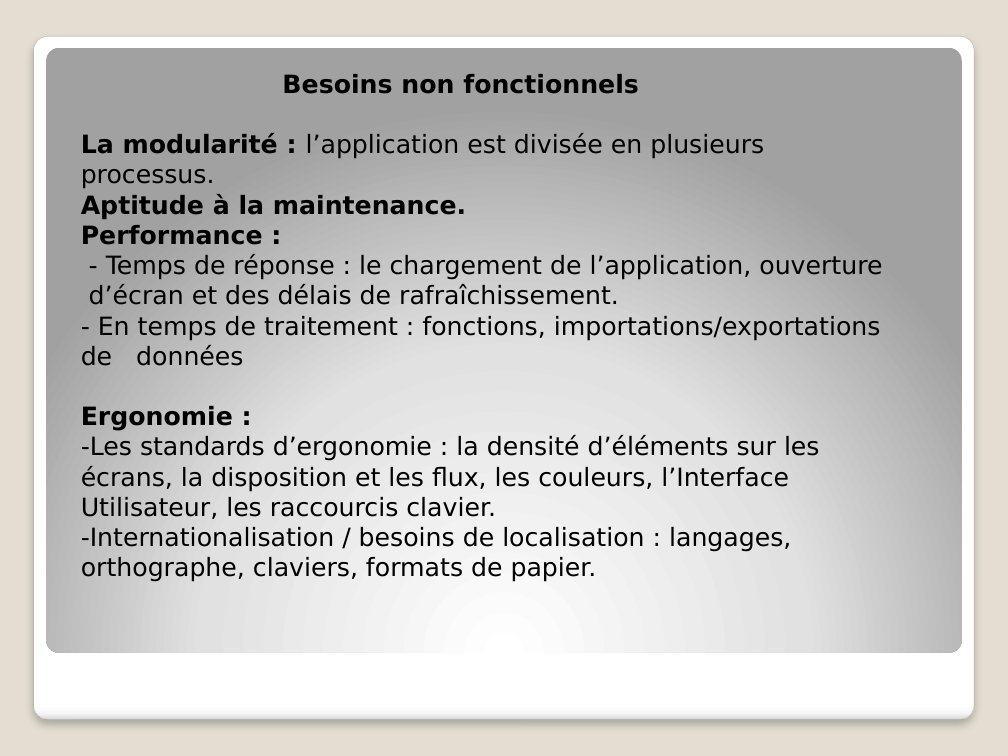
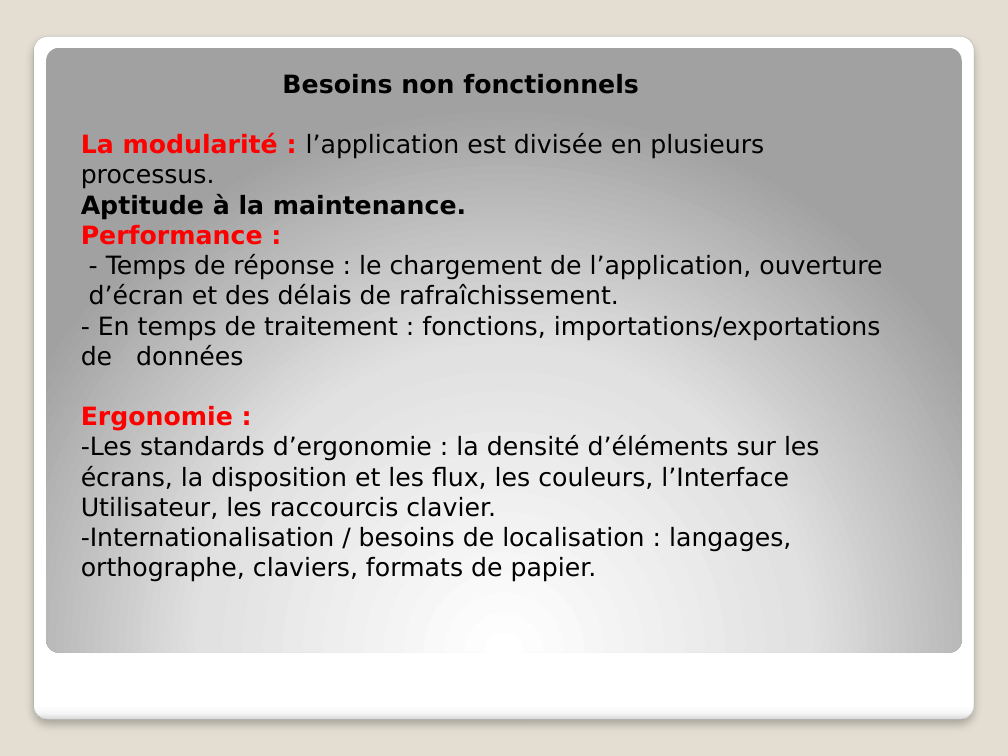
Before and after one commit to ichrak-star/PISymfony, a slide deck: slide 9 of Conception/MyFoot.pptx. Drawn at 1008x756 pixels with LibreOffice and Linux fonts; fonts in the diff are those of the drawing. Boxes give left, top, right and bottom in pixels: in the first picture for what was removed or moved away, otherwise in the second. Text is boxed around its words. In the diff, an @@ line names an element or a change of style, - is before the commit and + after.

```diff
--- a/Conception/MyFoot.pptx
+++ b/Conception/MyFoot.pptx
@@ text at (x1=81, y1=133, x2=764, y2=431): text colour #000000 to #FF0000 in "La modularité :", "Performance :", "Ergonomie :" @@
```
Also in this commit, not shown: 6 other slides changed, 1 other file.
